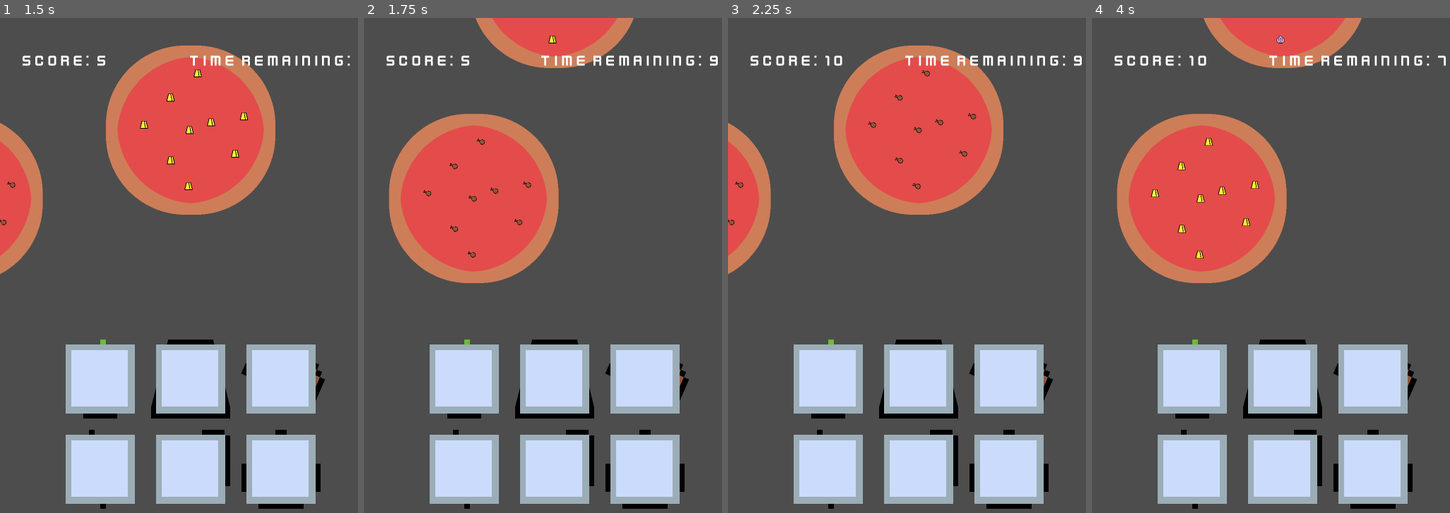
Above: before the commit, frames 1-4 (left to right).
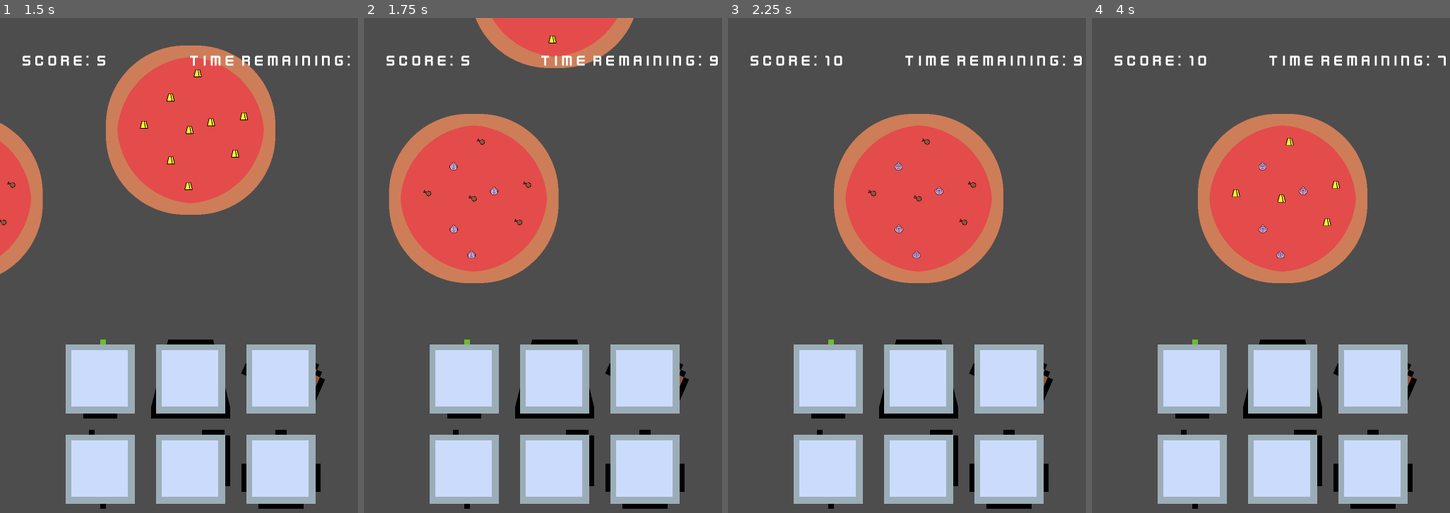
Above: after the commit, the same moments.

Repository: msanatan/EasyPizza
Game: Godot game, scene res://levels/main/game.tscn
The game is run twice, just before and just after one commit, with the same random seed, the same clock (stepped at 60 frames per second) and the same inputs.
Inputs (mouse positions are in pixels of both pictures, inside the frame that each line leads up to):
- Up to frame 1 (1.5 s): tap Enter at 0.5 s; move the mouse to (100, 379) at 0.52 s; click (100, 379) at 0.6 s; move the mouse to (189, 379) at 1.27 s; click (189, 379) at 1.35 s
- Up to frame 2 (1.75 s): no input
- Up to frame 3 (2.25 s): move the mouse to (1010, 379) at 2.02 s; click (1010, 379) at 2.1 s
- Up to frame 4 (4 s): move the mouse to (1192, 468) at 2.77 s; click (1192, 468) at 2.85 s; move the mouse to (1281, 468) at 3.52 s; click (1281, 468) at 3.6 s

Frame 1 is identical in both runs. In frame 2, 0.1% of the frame differs, in the area x 23-38%, y 29-49%; in frame 3, 18%; in frame 4, 21%, in the area x 6-77%, y 0-54%.

Commit message:
Increase the amount of toppings to guess the more pizzas are seen

Diff:
--- a/levels/main/game.gd
+++ b/levels/main/game.gd
@@ -19,7 +19,8 @@
 @onready var game_timer: Timer = $GameTimer
 
 var current_state: GameState = GameState.READY
-var score = 0
+var score: int = 0
+var pizzas_seen: int = 0
 var ingredient_data: Array[IngredientData] = []
 var available_ingredients: Array[Ingredient] = []
 var available_ingredient_data: Array[IngredientData] = []
@@ -57,7 +58,14 @@
 ## Gets the ingredients to be guessed
 func begin_round() -> void:
 	already_guessed_ingredients = []
-	current_ingredients = get_random_ingredient_data(1)
+	var num_toppings = 1
+	if pizzas_seen >= 2 and pizzas_seen < 5:
+		num_toppings = 2
+	elif pizzas_seen >= 5 and pizzas_seen < 10:
+		num_toppings = 3
+	elif pizzas_seen >= 10:
+		num_toppings = 4
+	current_ingredients = get_random_ingredient_data(num_toppings)
 	remaining_guesses = current_ingredients.size()
 	pizzas[current_pizza_index].add_toppings(current_ingredients)
 	pizzas[current_pizza_index].enter_scene()
@@ -153,6 +161,7 @@
 
 	remaining_guesses -= 1
 	if remaining_guesses == 0:
+		pizzas_seen += 1
 		end_round()
 
 
